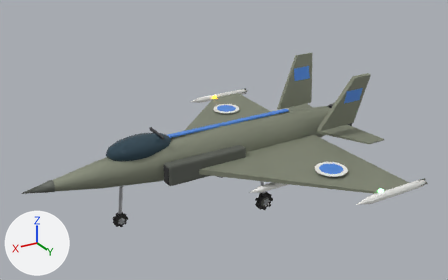
Renders of the glTF model assets/models/fighter_blue.glb from each side of a commit.
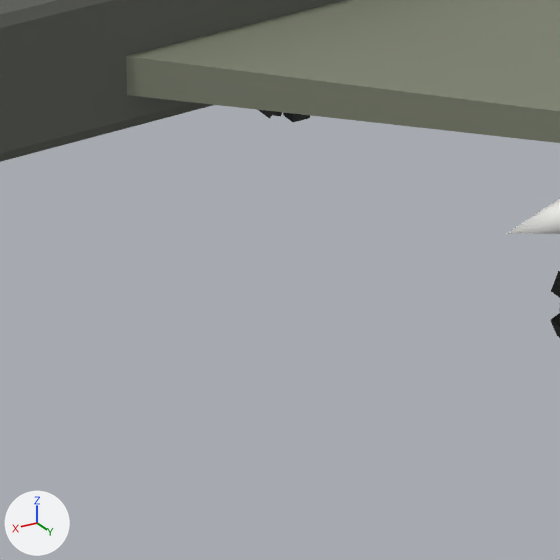
Old and new are each drawn whole from a camera (50 mm lens) standing at (3.92, 7.02, 4.43) and looking at (-0.23, 0.11, 0.98) and again close up on the part from 41% to 57% of the width and 58% to 84% of the height. The lights are fixed; the arrows at lower left show +X, +Y and +Z. The first two pictures are the older version. Where no turn or scale is listed for an object, it has been applied to the vertices. Vertices at exactly the same position are counted once.

The first close-up shows 'Body'.
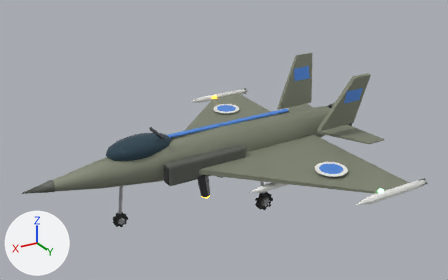
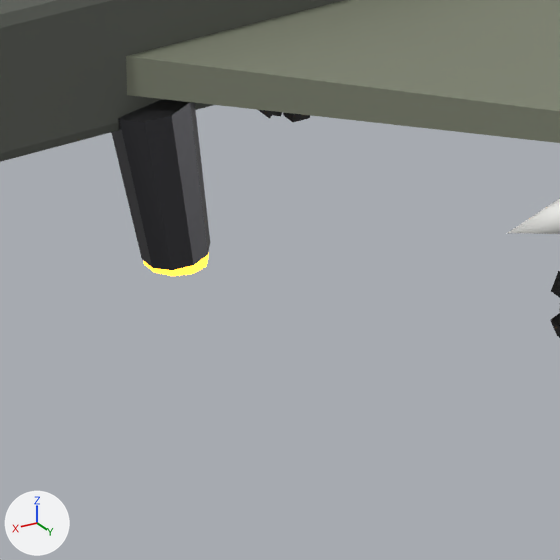
Changed parts and their boxes (x1, y1, x2, y2) in the close-ups (560 x 560 px):
'Body', reshaped: before (0, 0, 560, 338); after (0, 0, 560, 276)
part 1 of me_body, added: after (144, 252, 209, 276)
part 2 of me_body, added: after (111, 99, 210, 270)

Edits to the bpy script that builds the scene:
```text
Change me_body:
    used by ob_body; location = (0.0, 0.0, 0.0)
    remove me_body.from_pydata(...)  # 2076 vertices, 3578 faces; spans x -2.53..2.6, y -2.2..2.2, z 0.0..1.77
    add me_body.from_pydata(...)  # 1162 vertices, 2138 faces; spans x -2.53..2.6, y -2.2..2.2, z 0.36..1.77
    me_body part 1: a new loose piece, a 10-sided cylinder along z spanning x 0.193..0.307, y 0.36..0.48, z 0.36..0.38, in mat_warninglight (orange #ffb33f, glowing orange #ffaa27)
    me_body part 2: a new loose piece of 20 vertices spanning x 0.19..0.38, y 0.34..0.5, z 0.37..0.71, in mat_gunmetal (dark grey #59595d)
    other edits to the shape of me_body do not show in these pictures
    remove me_body.materials.append(mat_steel)  # light grey #bfc0c4
```
